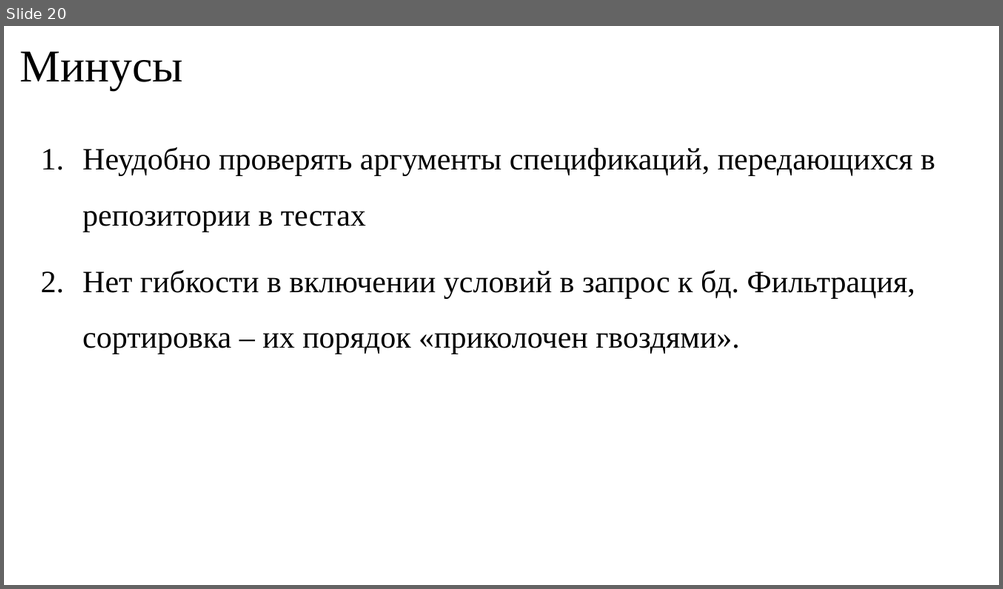
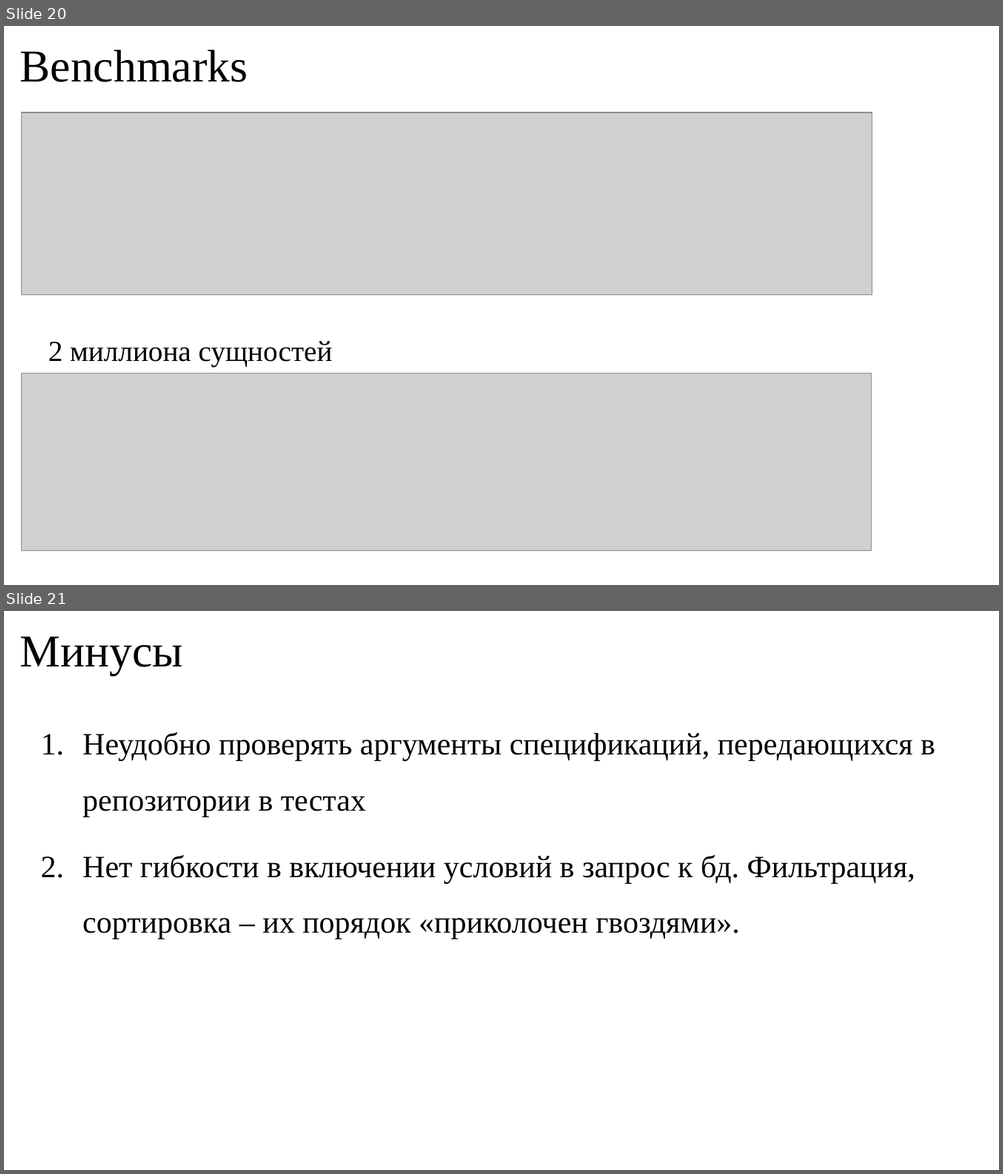
Before and after one commit to FanToMaS-api/SpecificationBenchmark, a slide deck: Паттерн Спецификация.pptx. Shown one above the other, each under a label of ours: slide 20 before the commit, slides 20 and 21 after it. The pictures are 1003x589 and 1003x1174 pixels, drawn with LibreOffice and Linux fonts; fonts in the diff are those of the drawing; grey boxes stand for pictures. Boxes give left, top, right and bottom in pixels: in the first picture for what was removed or moved away, otherwise in the second. Text is boxed around its words. In the diff, an @@ line names an element or a change of style, - is before the commit and + after.

```diff
--- a/Паттерн Спецификация.pptx
+++ b/Паттерн Спецификация.pptx
@@ slide 20 added at [4, 26, 999, 585], background #FFFFFF @@
@@ text added at [20, 50, 248, 82], 44 pt, text #000000 @@
+Benchmarks
@@ picture added at [21, 113, 871, 295] @@
@@ text added at [48, 341, 333, 366], 28 pt, text #000000 @@
+2 миллиона сущностей
@@ picture added at [21, 374, 871, 551] @@
@@ what was slide 20 is now slide 21 @@
```
Also in this commit, not shown: 2 other files.
